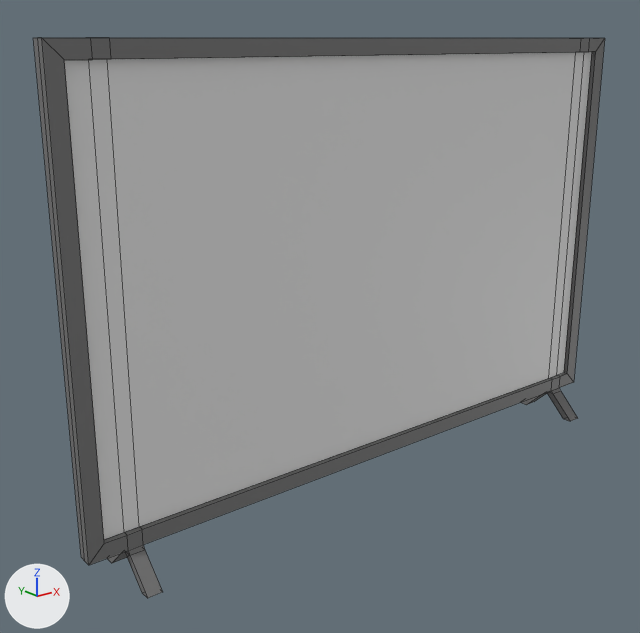
A saved change to the FBX model I have no time VR/Assets/01_IHaveNoTimeVr/04_Modelos3D/TV.fbx.
One viewpoint serves both versions: a 50 mm camera at (-4.43, -4.77, 3.4) aimed at (-0.44, 0.22, 1.4). The axes (+X, +Y, +Z) are drawn at lower left. The lights are the same throughout. Mesh edges are drawn as thin lines.

Objects in the first picture: 'TV'.
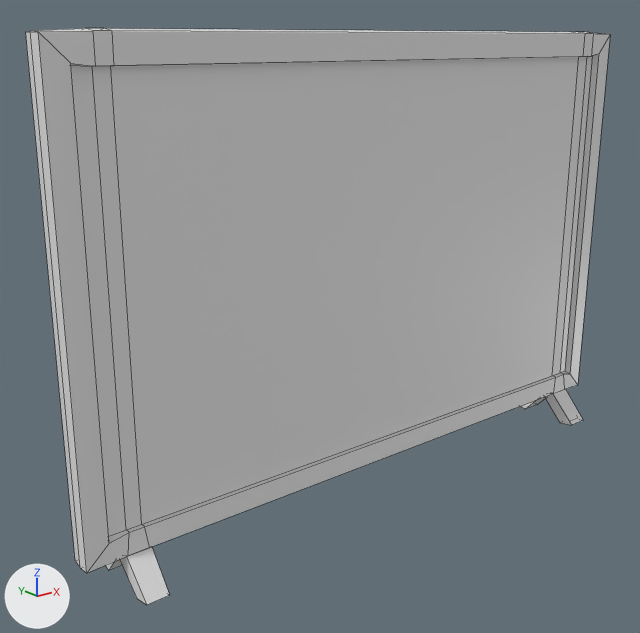
What differs and where, as boxes [x1, y1, x2, y2] in the pictures (640 x 633 px):
'TV', reshaped
    before: [34, 38, 605, 598]
    after: [26, 28, 610, 605]
part 1 of me_cube_003, added
    after: [26, 28, 610, 605]

Diff of the bpy script that builds the scene:
```diff
--- a/I have no time VR/Assets/01_IHaveNoTimeVr/04_Modelos3D/TV.fbx.py
+++ b/I have no time VR/Assets/01_IHaveNoTimeVr/04_Modelos3D/TV.fbx.py
@@ mat_mat_outline @@
+mat_mat_outline = principled_material('Mat_Outline')
+mat_mat_outline.base_color = (0.8, 0.8, 0.8)  # white #e7e7e7
+mat_mat_outline.roughness = 0.4
@@ me_cube_003 @@
 # used by ob_tv; location = (0.0, 0.0, 0.0)
-me_cube_003.from_pydata(...)  # 88 vertices, 86 faces; spans x -2.52..2.48, y -0.28..0.3, z 0.0..3.41
+me_cube_003.from_pydata(...)  # 176 vertices, 172 faces; spans x -2.55..2.52, y -0.32..0.34, z -0.04..3.46
+# me_cube_003 part 1: a new loose piece of 88 vertices spanning x -2.55..2.52, y -0.32..0.34, z -0.04..3.46, in mat_mat_outline (white #e7e7e7)
 me_cube_003.materials.append(mat_mat_tele_base)
 me_cube_003.materials.append(mat_mat_tele_pantalla)
+me_cube_003.materials.append(mat_mat_outline)  # white #e7e7e7
```
